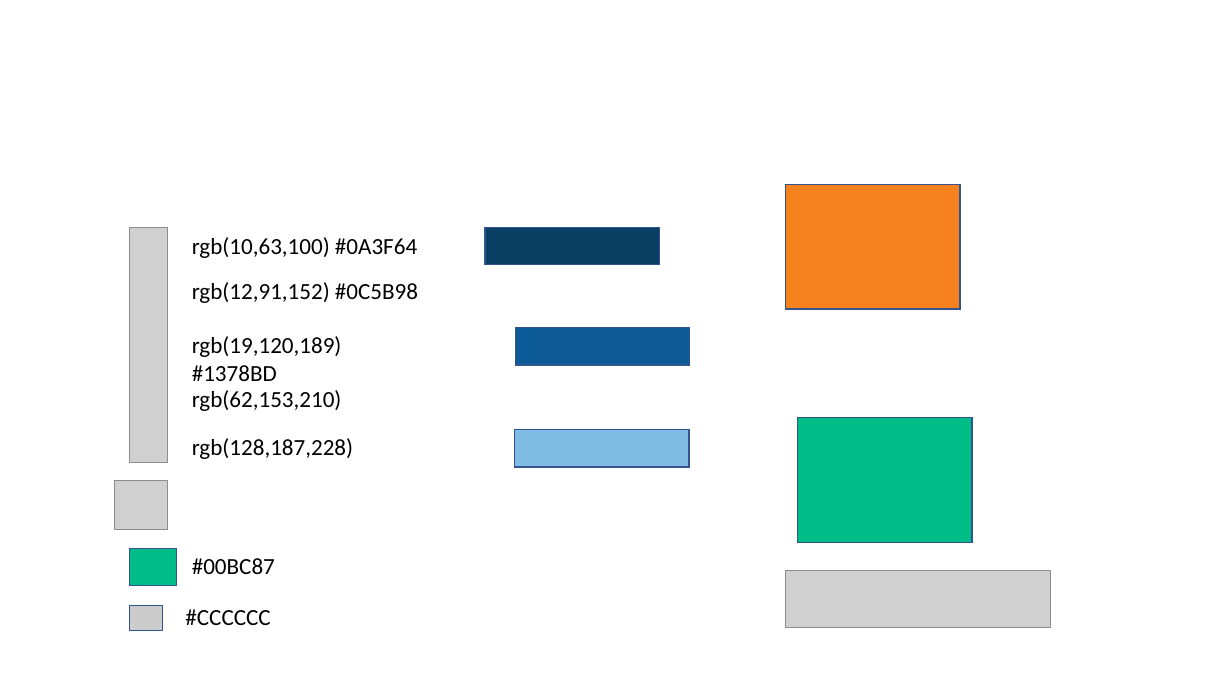
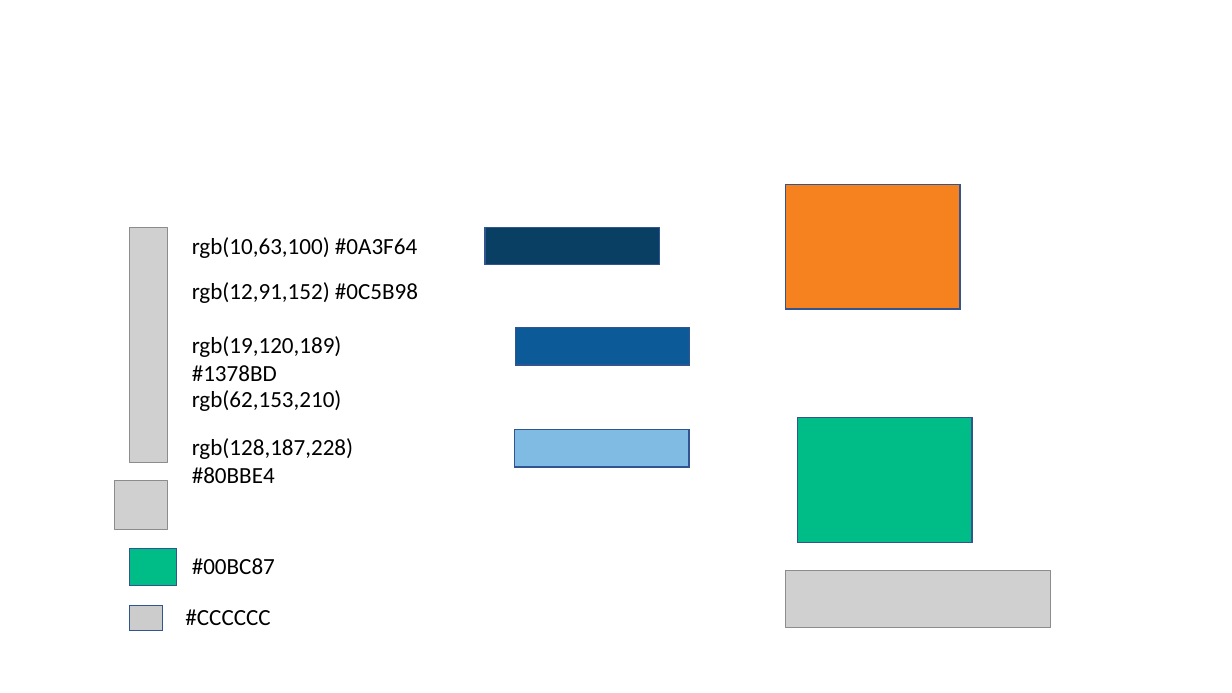
Before and after one commit to pndrake/kffR, a slide deck: slide 1 of Reference/KFF_colors.pptx. Drawn at 1232x693 pixels with LibreOffice and Linux fonts; fonts in the diff are those of the drawing; grey boxes stand for pictures. Boxes give left, top, right and bottom in pixels: in the first picture for what was removed or moved away, otherwise in the second. Text is boxed around its words. In the diff, an @@ line names an element or a change of style, - is before the commit and + after.

```diff
--- a/Reference/KFF_colors.pptx
+++ b/Reference/KFF_colors.pptx
@@ text at (192,438,353,483): text changed @@
-rgb(128,187,228)
+rgb(128,187,228) #80BBE4
```
Also in this commit, not shown: 10 other files.
